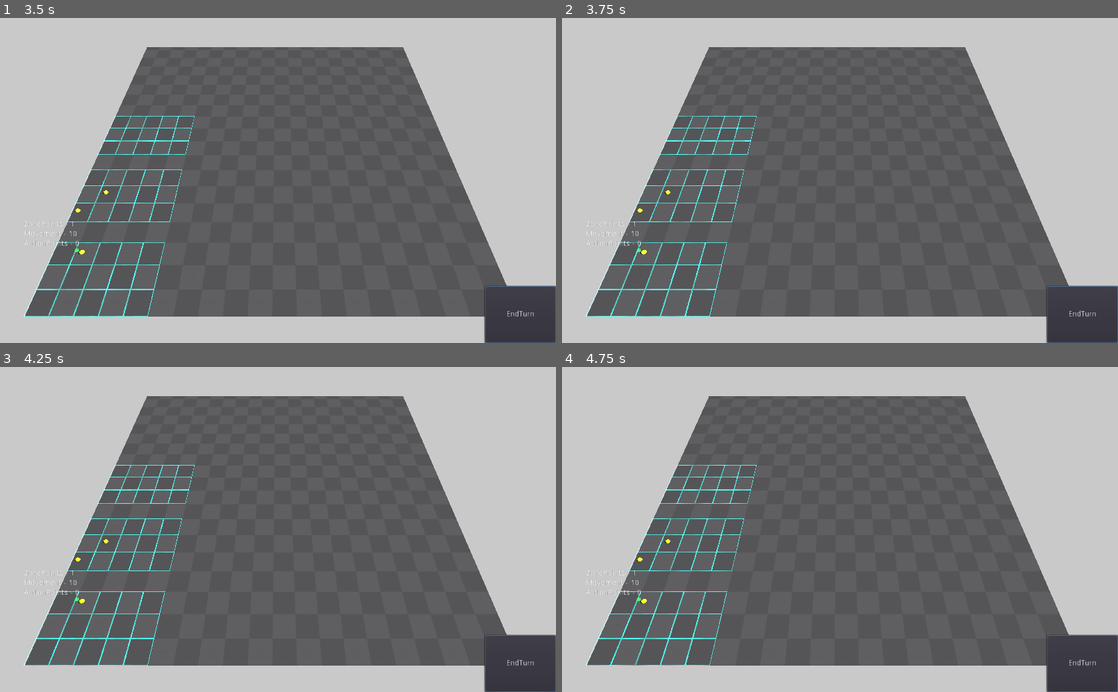
Above: before the commit, frames 1-4 (two rows, left to right).
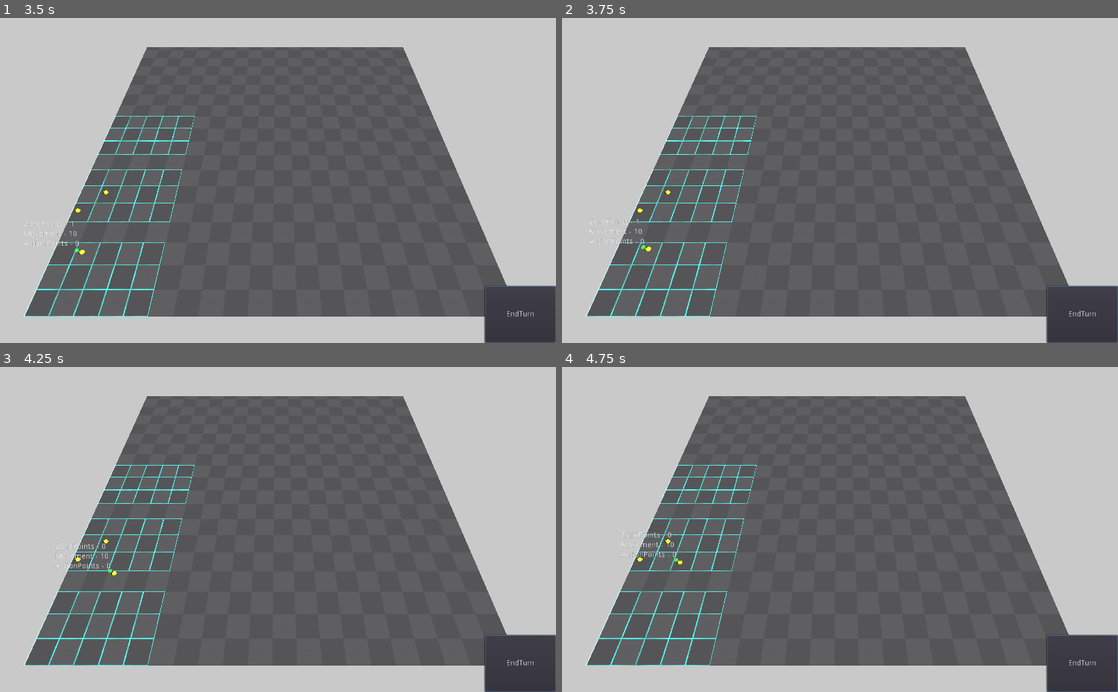
Above: after the commit, the same moments.

Repository: Rogotch/Desert
Game: Godot game, scene res://Resources/Scenes/3D/3dMap.tscn
Same seed, same stepped clock (60 frames per second), same inputs: the game is played once before the commit and once after it. The project has no main scene, so this scene is started directly.
Inputs (mouse positions are in pixels of both pictures, inside the frame that each line leads up to):
- Up to frame 1 (3.5 s): click "EndTurn" at 0.5 s; click "EndTurn" at 1.25 s; click "EndTurn" at 2 s; move the mouse to (400, 164) at 2.77 s; click (400, 164) at 2.92 s
- Up to frame 2 (3.75 s): move the mouse to (728, 196) at 3.52 s; click (728, 196) at 3.67 s
- Up to frame 3 (4.25 s): no input
- Up to frame 4 (4.75 s): move the mouse to (895, 458) at 4.27 s; click (895, 458) at 4.42 s

Frame 1 is identical in both runs. In frame 2, 0.2% of the frame differs, in the area x 4-16%, y 61-73%; in frame 3, 0.2%, in the area x 4-21%, y 54-73%; in frame 4, 0.2%.

Commit message:
Work on Pathfinding
Добавил ограничения, чтобы больше одной клетки в междузонье нельзя было проходить и сделал приоритетным поиск пути сначала в своей зоне, а потом уже с поиском среди всех зон.

Diff:
--- a/Resources/Scenes/3D/3dMap.tscn
+++ b/Resources/Scenes/3D/3dMap.tscn
@@ -19,7 +19,7 @@
 [sub_resource type="MeshLibrary" id=3]
 item/0/name = "BlueCube"
 item/0/mesh = SubResource( 2 )
-item/0/mesh_transform = null
+item/0/mesh_transform = Transform( 1, 0, 0, 0, 1, 0, 0, 0, 1, 0, 0, 0 )
 item/0/shapes = [  ]
 item/0/navmesh_transform = Transform( 1, 0, 0, 0, 1, 0, 0, 0, 1, 0, 0, 0 )
 __meta__ = {
--- a/Resources/Scripts/3DScripts/ArenaScript.gd
+++ b/Resources/Scripts/3DScripts/ArenaScript.gd
@@ -29,7 +29,13 @@
 	Vector2( 1, 1),
 	Vector2(-1, 1),
 	Vector2( 1,-1),
-	Vector2(-1,-1),]
+	Vector2(-1,-1)]
+
+const RectDirections = [
+	Vector2( 1, 0),
+	Vector2( 0, 1),
+	Vector2(-1, 0),
+	Vector2( 0,-1)]
 
 func _ready():
 	SetVisualGrids()
@@ -134,24 +140,31 @@
 
 #Волнами сканируем поле и ищем короткий путь
 func WaveFindPath(startPos, finPos):
-	Grid[startPos.x][startPos.y].step = 0
-	var newGrid = Grid.duplicate(true)
-	var ScanningNodes = [startPos]
-	for node in ScanningNodes:
-		if node == finPos:
-			print("Дошли до обратной постройки пути!")
-#			break
-			return SetTrace(finPos, newGrid)
-		else:
-			for dir in RoundDirections:
-				if isCellCheck(node, dir, newGrid):
-					ScanningNodes.append(node + dir)
-	var startString = "Startpos - %s, Endpos - %s"
-	var actualstring = startString % [str(startPos), str(finPos)]
-	print(actualstring)
-#	print(str(Grid))
-	PrintGrid(finPos)
-	print("Путь не был найден")
+	var BigTrace = []
+	var actualZone = GetZoneByPosition(startPos)
+	var ZonePoints = [{start = actualZone.StartPos, end = actualZone.EndPos}, {start = Vector2.ZERO, end = GridSize}]
+	for zPoint in ZonePoints:
+		Grid[startPos.x][startPos.y].step = 0
+		var newGrid = Grid.duplicate(true)
+		var ScanningNodes = [startPos]
+		for node in ScanningNodes:
+			if node == finPos:
+				print("Дошли до обратной постройки пути!")
+	#			break
+				PrintGrid(finPos)
+				return SetTrace(finPos, newGrid)
+			else:
+				var DirectionArr = (RectDirections if Grid[node.x][node.y].interZonePoint else RoundDirections)
+				for dir in DirectionArr:
+					if isCellCheck(node, dir, newGrid, zPoint.start, zPoint.end):
+						ScanningNodes.append(node + dir)
+		var startString = "Startpos - %s, Endpos - %s"
+		var actualstring = startString % [str(startPos), str(finPos)]
+		print(actualstring)
+	#	print(str(Grid))
+		PrintGrid(finPos)
+		ClearPoints()
+		print("Путь не был найден")
 	return []
 	pass
 
@@ -170,11 +183,11 @@
 	pass
 
 #Проверяем, доступна ли нам соседняя ячейка по направлению dir ячейка и если да, то увеличиваем её вес на 1
-func isCellCheck(pos, direction, gridArr):
+func isCellCheck(pos, direction, gridArr, startZPoint, endZPoint):
 #	Проверка соседней клетки pos по направлению direction
 	var gridPos = (pos) + direction
 #	Проверка, находится ли точка в рамках сетки
-	if InGridCheck(pos, direction):
+	if InGridCheck(pos, direction, startZPoint, endZPoint):
 #		Проверка, что точка свободна для передвижения
 		if  gridArr[gridPos.x][gridPos.y].content == GridPoint.EMPTY && gridArr[gridPos.x][gridPos.y].step == null:
 #			print(str(gridArr[pos.x][pos.y]))
@@ -194,7 +207,13 @@
 	var stepNum = gridArr[finPos.x][finPos.y].step
 	while stepNum != 1:
 #		Перебираем окружающие ячейки
+#		var DirectionArr = (RectDirections if Grid[newTrace[-1].x][newTrace[-1].y].interZonePoint else RoundDirections)
 		for dir in RoundDirections:
+#			Если и текущая и прошлая точки находятся в междузонье, то пропусти текущую точку
+			if (InGridCheck(newTrace[-1], dir, Vector2.ZERO, GridSize) &&
+			Grid[newTrace[-1].x][newTrace[-1].y].interZonePoint &&
+			gridArr[newTrace[-1].x + dir.x][newTrace[-1].y + dir.y].interZonePoint):
+				continue
 #			Берём одну из ближайших ячеек, относительно нашей сдвинутой на dir
 			var NextPoint = NextStep(newTrace[-1], gridArr, dir)
 #			Проверяем, что её вес меньше веса текущей ячейки
@@ -218,7 +237,7 @@
 #Проверяем, что следующая, по направлению dir, ячейка весит меньше текущей
 #Если да, возвращаем положение этой новой ячейки, иначе возвращаем старое значение
 func NextStep(pos, nGrid, dir):
-	if (InGridCheck(pos, dir) &&
+	if (InGridCheck(pos, dir, Vector2.ZERO, GridSize) &&
 			nGrid[pos.x + dir.x][pos.y + dir.y].step != null &&
 			nGrid[pos.x + dir.x][pos.y + dir.y].step < nGrid[pos.x][pos.y].step):
 		return     Vector2(pos.x + dir.x, pos.y + dir.y)
@@ -227,11 +246,11 @@
 	pass
 
 #Проверяем, что ячейка находится внутри сетки
-func InGridCheck(pos, direction):
+func InGridCheck(pos, direction, ZoneStartPosition, ZoneEndPosition):
 	var gridPos = (pos) + direction
 #	print("GridSize - "+ str(GridSize))
-	if gridPos.x < GridSize.x && gridPos.x >= 0:
-		if gridPos.y < GridSize.y && gridPos.y >= 0:
+	if gridPos.x < ZoneEndPosition.x && gridPos.x >= ZoneStartPosition.x:
+		if gridPos.y < ZoneEndPosition.y && gridPos.y >= ZoneStartPosition.y:
 			return true
 	return false
 	pass
@@ -251,6 +270,31 @@
 	print("FinalTrace - " + str(newTrace))
 	print("Cost - " + str(Cost))
 	print("GlobalPath - " + str(SetGlobalPath(newTrace)))
+#	Проверяем, что персонаж не перескакивает через междузонье в свою же зону
+
+#	Не дело, надо формировать запрос на моменте построения пути, а не обрезать готовый путь
+#	Надо если конечная точка и финальная точка пути находятся внутри одной зоны, то проводить поиск пути только внутри этой зоны
+#	Иначе уже охватывать зону больше, но с условием перехода в следующую зону, а не скачком через междузонье
+#	По сути надо проводить поиск пути в несколько этапов:
+#	Сначала локальный - ищем путь в своей зоне, а потом глобальный - ищем путь среди всех зон
+#	Так в приоритете будет путь без траты очков зоны
+#	while true:
+#		var count = 0
+##		Перебираем все точки пути
+#		for pPoint in newTrace:
+##			Если текущая точка первая в списке пути, то берём положение персонажа, иначе берём предыдущую точку
+#			var lpPoint = (_Character.ZonePosition if count == 0 else newTrace[count - 1])
+##			Если следующая точка не выходит за рамки массива пути, то берём следующую точку
+#			var npPoint = newTrace[(count + 1 if count + 1 != newTrace.size() else count)]
+#			if Grid[pPoint.x][pPoint.y].interZonePoint && pPoint == npPoint:
+#				newTrace.remove(count)
+#				break
+#			if (Grid[pPoint.x][pPoint.y].interZonePoint && # Если текущая точка - междузонье
+#			    (Grid[newTrace[count + 1].x][newTrace[count + 1].y].interZonePoint || # И если следующая точка - междузонье
+#				Grid[lpPoint.x][lpPoint.y].zoneID == Grid[npPoint.x][npPoint.y].zoneID)): # Или прошлая точка находится в той же зоне, что и следующая
+##				То удали все точки дальше
+#				pass
+#			count += 1
 	return {path = newTrace, cost = Cost}
 #	_Character.ZoneId
 #	_Character.movement
--- a/Resources/Scripts/3DScripts/Character.gd
+++ b/Resources/Scripts/3DScripts/Character.gd
@@ -64,7 +64,7 @@
 #	transform.origin = newPosition
 	pass # Replace with function body.
 
-func _physics_process(delta):
+func _physics_process(_delta):
 	if path.size() > 0 && (movement > 0 || freeMovement):
 		velocity = transform.origin.direction_to(path[0]) * speed
 		if transform.origin.distance_to(path[0]) > 1:
--- a/Resources/Scripts/3DScripts/StaticBodyScript.gd
+++ b/Resources/Scripts/3DScripts/StaticBodyScript.gd
@@ -14,7 +14,7 @@
 func _ready():
 	pass # Replace with function body.
 
-func _input_event(camera, event, click_position, click_normal, shape_idx):
+func _input_event(_camera, event, click_position, _click_normal, _shape_idx):
 #	if event is InputEventMouseMotion:
 #		print("Motion!" )
 #		var mapPoint = Grid.world_to_map(click_position)
--- a/Resources/Scripts/README.gd
+++ b/Resources/Scripts/README.gd
@@ -7,6 +7,12 @@
 #
 #
 #Надо запретить использовать междузонье для перехода в ту же зону, из которой персонаж и вышел
+#
+#	Надо если конечная точка и финальная точка пути находятся внутри одной зоны, то проводить поиск пути только внутри этой зоны
+#	Иначе уже охватывать зону больше, но с условием перехода в следующую зону, а не скачком через междузонье
+#	По сути надо проводить поиск пути в несколько этапов:
+#	Сначала локальный - ищем путь в своей зоне, а потом глобальный - ищем путь среди всех зон
+#	Так в приоритете будет путь без траты очков зоны
 #
 #	Создать скрипт с хранением разных кусков кода
 #		Катающаяся плашка при помощи AnimationPlayer:
--- a/project.godot
+++ b/project.godot
@@ -39,22 +39,22 @@
 
 move_up={
 "deadzone": 0.5,
-"events": [ Object(InputEventKey,"resource_local_to_scene":false,"resource_name":"","device":0,"alt":false,"shift":false,"control":false,"meta":false,"command":false,"pressed":false,"scancode":87,"unicode":0,"echo":false,"script":null)
+"events": [ Object(InputEventKey,"resource_local_to_scene":false,"resource_name":"","device":0,"alt":false,"shift":false,"control":false,"meta":false,"command":false,"pressed":false,"scancode":87,"physical_scancode":0,"unicode":0,"echo":false,"script":null)
  ]
 }
 move_down={
 "deadzone": 0.5,
-"events": [ Object(InputEventKey,"resource_local_to_scene":false,"resource_name":"","device":0,"alt":false,"shift":false,"control":false,"meta":false,"command":false,"pressed":false,"scancode":83,"unicode":0,"echo":false,"script":null)
+"events": [ Object(InputEventKey,"resource_local_to_scene":false,"resource_name":"","device":0,"alt":false,"shift":false,"control":false,"meta":false,"command":false,"pressed":false,"scancode":83,"physical_scancode":0,"unicode":0,"echo":false,"script":null)
  ]
 }
 move_left={
 "deadzone": 0.5,
-"events": [ Object(InputEventKey,"resource_local_to_scene":false,"resource_name":"","device":0,"alt":false,"shift":false,"control":false,"meta":false,"command":false,"pressed":false,"scancode":65,"unicode":0,"echo":false,"script":null)
+"events": [ Object(InputEventKey,"resource_local_to_scene":false,"resource_name":"","device":0,"alt":false,"shift":false,"control":false,"meta":false,"command":false,"pressed":false,"scancode":65,"physical_scancode":0,"unicode":0,"echo":false,"script":null)
  ]
 }
 move_right={
 "deadzone": 0.5,
-"events": [ Object(InputEventKey,"resource_local_to_scene":false,"resource_name":"","device":0,"alt":false,"shift":false,"control":false,"meta":false,"command":false,"pressed":false,"scancode":68,"unicode":0,"echo":false,"script":null)
+"events": [ Object(InputEventKey,"resource_local_to_scene":false,"resource_name":"","device":0,"alt":false,"shift":false,"control":false,"meta":false,"command":false,"pressed":false,"scancode":68,"physical_scancode":0,"unicode":0,"echo":false,"script":null)
  ]
 }
 LMC={
Not shown, changed: Resources/Images/Characters/shipBeige_manned.png.import
Not shown, changed: Resources/Images/Characters/shipBlue_manned.png.import
Not shown, changed: Resources/Images/Characters/shipGreen_manned.png.import
Not shown, changed: Resources/Images/Characters/shipPink_manned.png.import
Not shown, changed: Resources/Images/Characters/shipYellow_manned.png.import
Not shown, changed: Resources/Images/GUI/SimpleIcons/White/1x/arrowDown.png.import
Not shown, changed: Resources/Images/GUI/SimpleIcons/White/1x/arrowLeft.png.import
Not shown, changed: Resources/Images/GUI/SimpleIcons/White/1x/arrowRight.png.import
Not shown, changed: Resources/Images/GUI/SimpleIcons/White/1x/arrowUp.png.import
Not shown, changed: Resources/Images/GUI/SimpleIcons/White/1x/audioOff.png.import
Not shown, changed: Resources/Images/GUI/SimpleIcons/White/1x/audioOn.png.import
Not shown, changed: Resources/Images/GUI/SimpleIcons/White/1x/backward.png.import
(and 443 more such lines)
